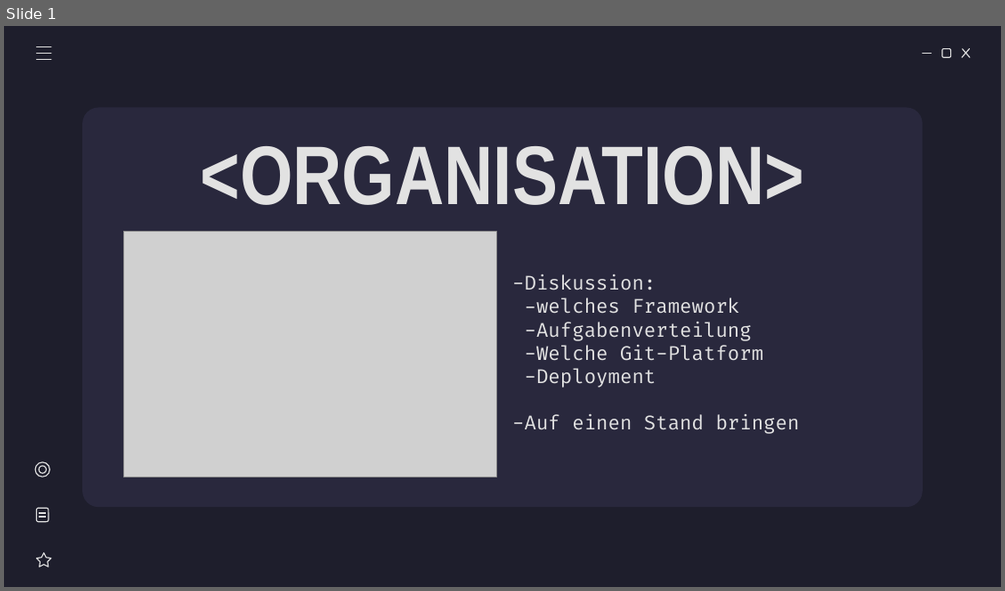
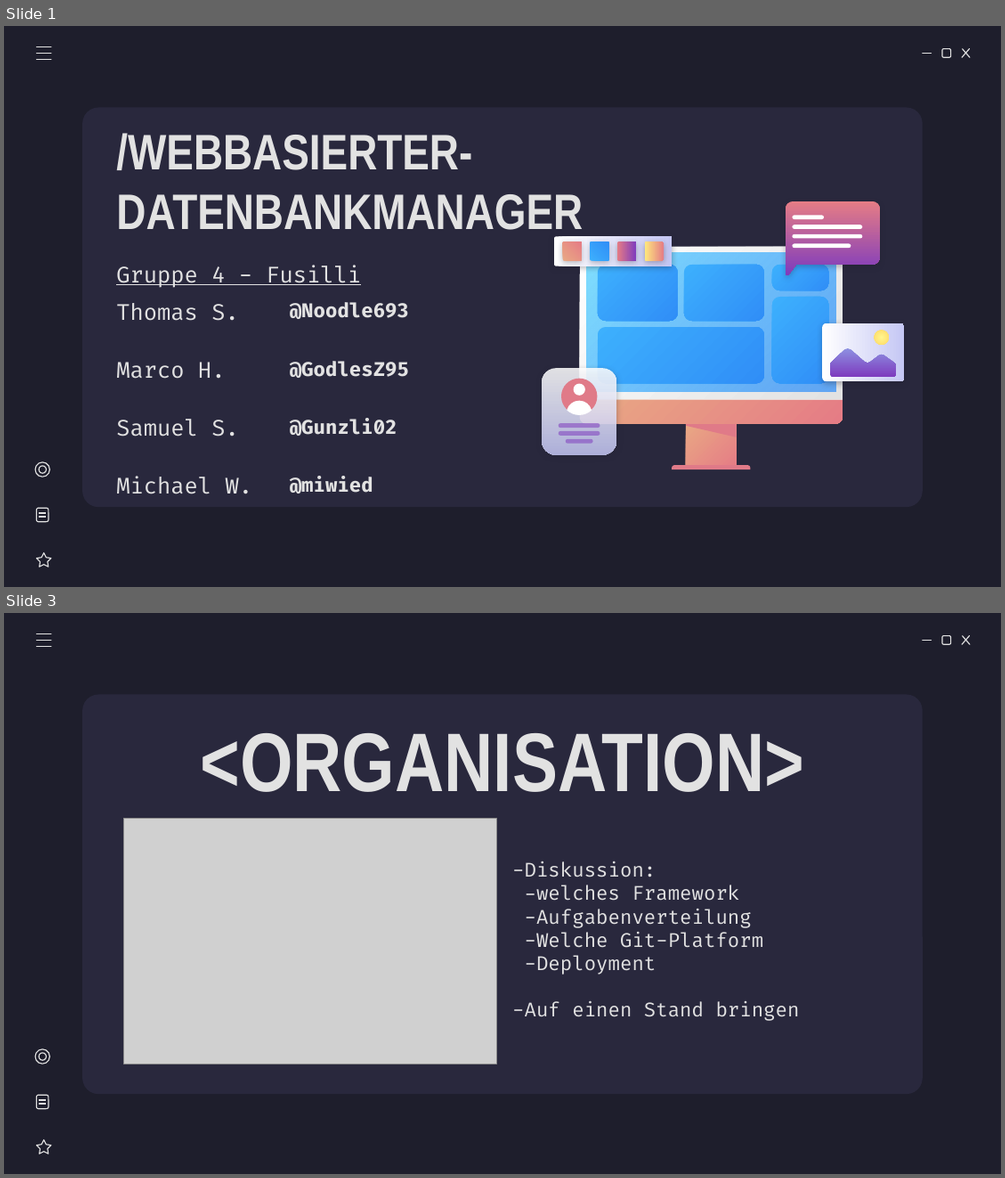
Before and after one commit to miwied/web-based-database-manager, a slide deck: documentation/required documents/Präsentation/Webasierter Datenkbankmanager - Präsentation - Merged.pptx. Shown one above the other, each under a label of ours: slide 1 before the commit, slides 1 and 3 after it; the slides between them are not shown. The pictures are 1005x591 and 1005x1178 pixels, drawn with LibreOffice and Linux fonts; fonts in the diff are those of the drawing; grey boxes stand for pictures. Boxes give left, top, right and bottom in pixels: in the first picture for what was removed or moved away, otherwise in the second. Text is boxed around its words. In the diff, an @@ line names an element or a change of style, - is before the commit and + after.

```diff
--- a/documentation/required documents/Präsentation/Webasierter Datenkbankmanager - Präsentation - Merged.pptx
+++ b/documentation/required documents/Präsentation/Webasierter Datenkbankmanager - Präsentation - Merged.pptx
@@ slide 1 added at box(4, 26, 1001, 587), background #1E1E2C; not listed: 5 template elements that a slide beside it also shows @@
@@ line added from (37, 47) to (51, 47), #E2E2E2 0.75 pt @@
@@ line added from (37, 60) to (51, 60), #E2E2E2 0.75 pt @@
@@ line added from (37, 53) to (51, 53), #E2E2E2 0.75 pt @@
@@ title added at box(116, 133, 582, 238), 36 pt, text #E2E2E2, bold @@
+/WEBBASIERTER-DATENBANKMANAGER
@@ table added at box(106, 231, 517, 503), 5 rows, 2 columns @@
+Gruppe 4 - Fusilli | 
+Thomas S. | @Noodle693
+Marco H. | @GodlesZ95
+Samuel S. | @Gunzli02
+Michael W. | @miwied
@@ group added at box(542, 201, 905, 468): 21 freeform shapes, 10 rounded rectangles @@
@@ group added at box(35, 461, 52, 566): 2 lines, 2 ellipses, 1 star, 1 rounded rectangle @@
@@ what was slide 1 is now slide 3 @@
```
Also in this commit, not shown: 1 other slide added, 1 other file.
